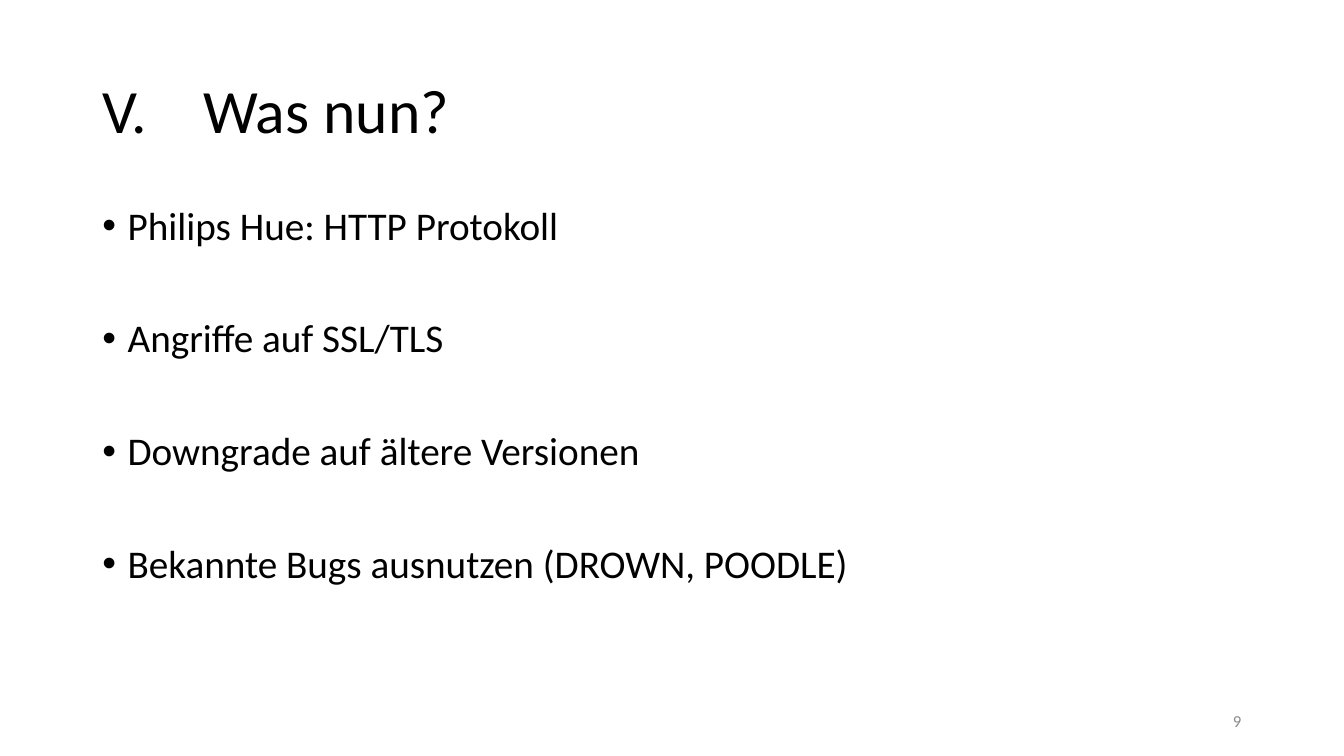
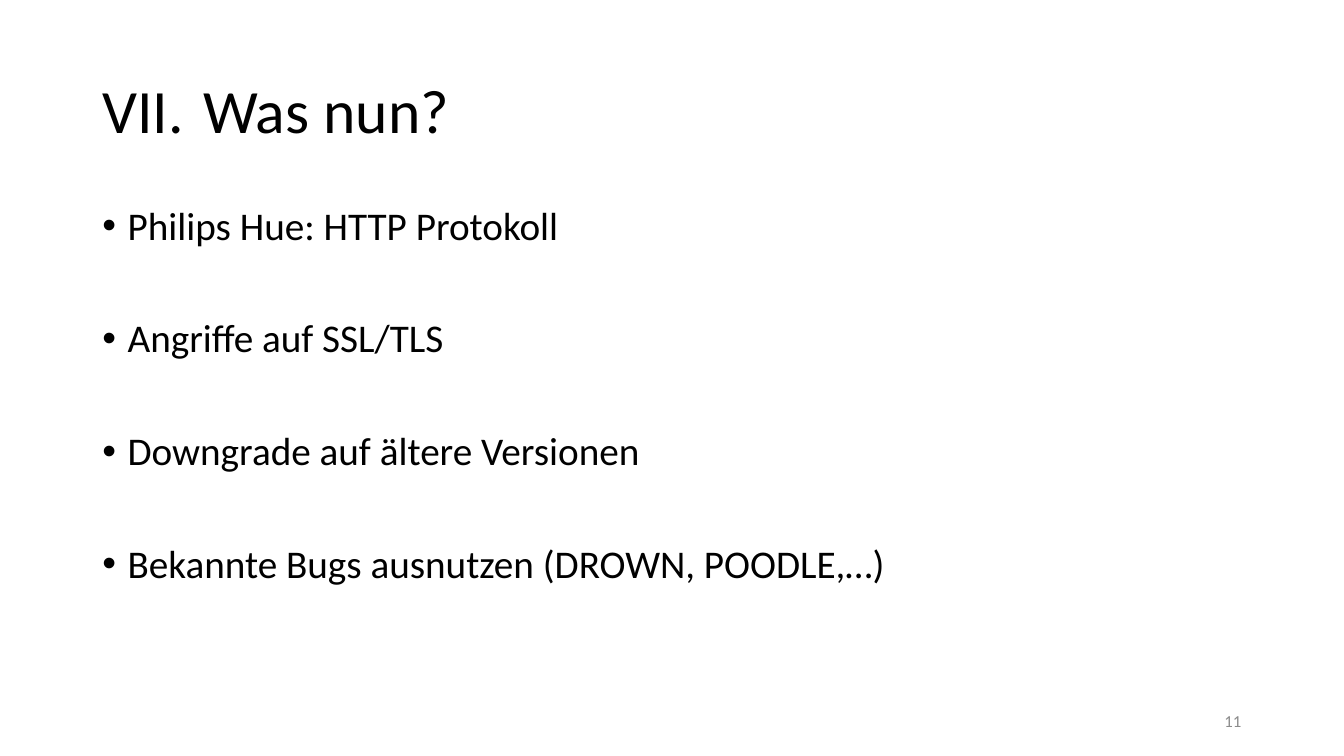
Before and after one commit to Xyren0/IoT_Wifi_Sniffing, a slide deck: slide 11 of phase3_pres.pptx (slide 9 before the commit). Drawn at 1344x756 pixels with LibreOffice and Linux fonts; fonts in the diff are those of the drawing. Boxes give left, top, right and bottom in pixels: in the first picture for what was removed or moved away, otherwise in the second. Text is boxed around its words. In the diff, an @@ line names an element or a change of style, - is before the commit and + after.

```diff
--- a/phase3_pres.pptx
+++ b/phase3_pres.pptx
@@ title at [102,91,449,134]: text changed @@
-V. Was nun?
+VII. Was nun?
@@ text at [128,549,884,585]: text changed @@
-• Bekannte Bugs ausnutzen (DROWN, POODLE)
+• Bekannte Bugs ausnutzen (DROWN, POODLE,…)
@@ page number at [1224,716,1241,727]: text changed @@
-9
+11
```
Also in this commit, not shown: 4 other slides changed, 1 slide added, 1 other file.
